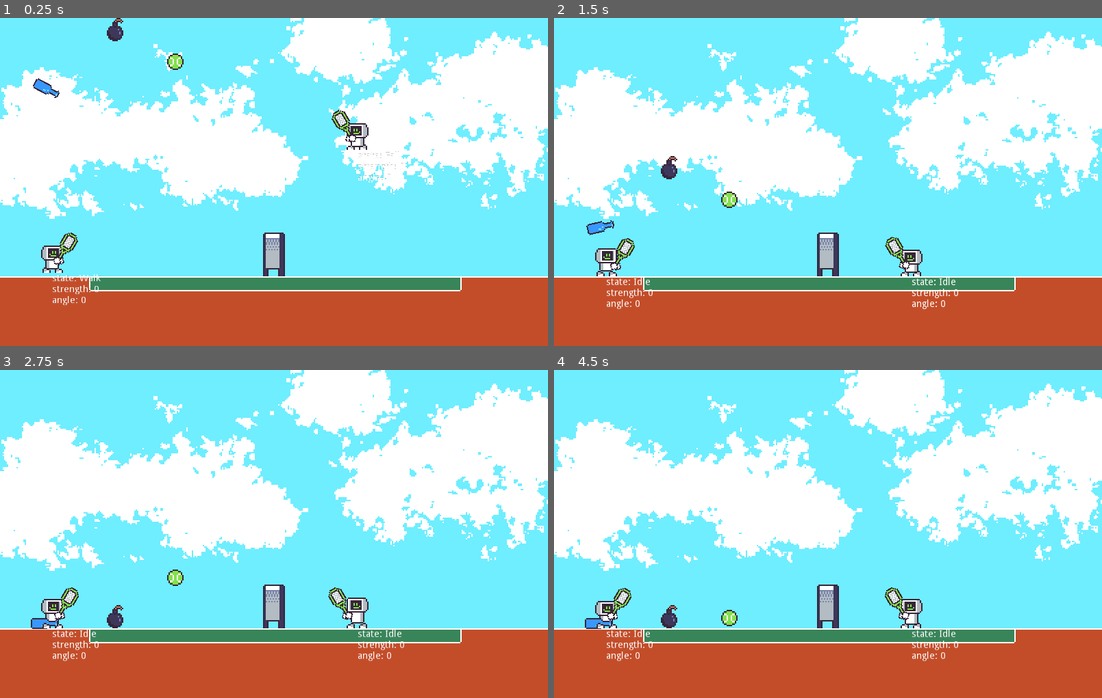
Above: before the commit, frames 1-4 (two rows, left to right).
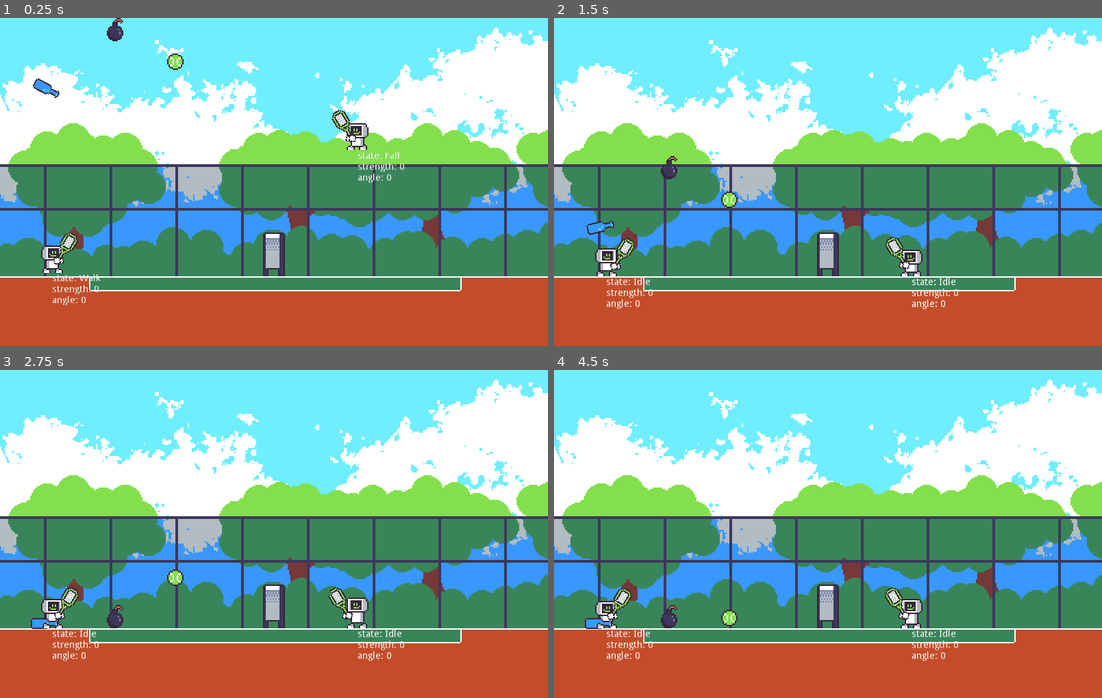
Above: after the commit, the same moments.

Repository: rthurmed/BobBytesTennisChampionship
Game: Godot game, scene res://src/Main.tscn
The game is run twice, just before and just after one commit, with the same random seed, the same clock (stepped at 60 frames per second) and the same inputs.
Inputs:
- Up to frame 1 (0.25 s): no input
- Up to frame 2 (1.5 s): no input
- Up to frame 3 (2.75 s): no input
- Up to frame 4 (4.5 s): no input

The runs differ from the first frame. In frame 1, 46% of the frame differs, in the area x 0-100%, y 0-79%; in frame 2, 45%; in frame 3, 45%; in frame 4, 45%.

Commit message:
Added layers to background

Diff:
--- a/src/Main.tscn
+++ b/src/Main.tscn
@@ -1,13 +1,11 @@
-[gd_scene load_steps=11 format=2]
+[gd_scene load_steps=9 format=2]
 
-[ext_resource path="res://assets/square.tres" type="Texture" id=1]
 [ext_resource path="res://src/game/char/Person.tscn" type="PackedScene" id=2]
 [ext_resource path="res://modules/Pause/Pause.tscn" type="PackedScene" id=3]
 [ext_resource path="res://src/game/Ball.tscn" type="PackedScene" id=4]
 [ext_resource path="res://assets/background.png" type="Texture" id=5]
 [ext_resource path="res://assets/net.png" type="Texture" id=6]
 [ext_resource path="res://src/game/Bottle.tscn" type="PackedScene" id=7]
-[ext_resource path="res://assets/court-full.png" type="Texture" id=8]
 [ext_resource path="res://src/game/Bomb.tscn" type="PackedScene" id=9]
 
 [sub_resource type="RectangleShape2D" id=1]
@@ -22,22 +20,12 @@
 z_index = -10
 
 [node name="Background" type="Sprite" parent="Layers/Backdrop"]
-position = Vector2( 1, -76 )
+position = Vector2( 2, -79 )
 texture = ExtResource( 5 )
-
-[node name="Square3" type="Sprite" parent="Layers/Backdrop"]
-visible = false
-position = Vector2( 1, 4 )
-scale = Vector2( 27.3298, 0.969272 )
-texture = ExtResource( 1 )
 
 [node name="Net" type="Sprite" parent="Layers/Backdrop"]
 position = Vector2( 1, -23 )
 texture = ExtResource( 6 )
-
-[node name="Court-full" type="Sprite" parent="Layers/Backdrop"]
-position = Vector2( 2, 33 )
-texture = ExtResource( 8 )
 
 [node name="Arena" type="StaticBody2D" parent="Layers/Backdrop"]
 collision_mask = 7
Binary file changed: assets/background.aseprite
Binary file changed: assets/background.png
Binary file changed: assets/concept.aseprite
